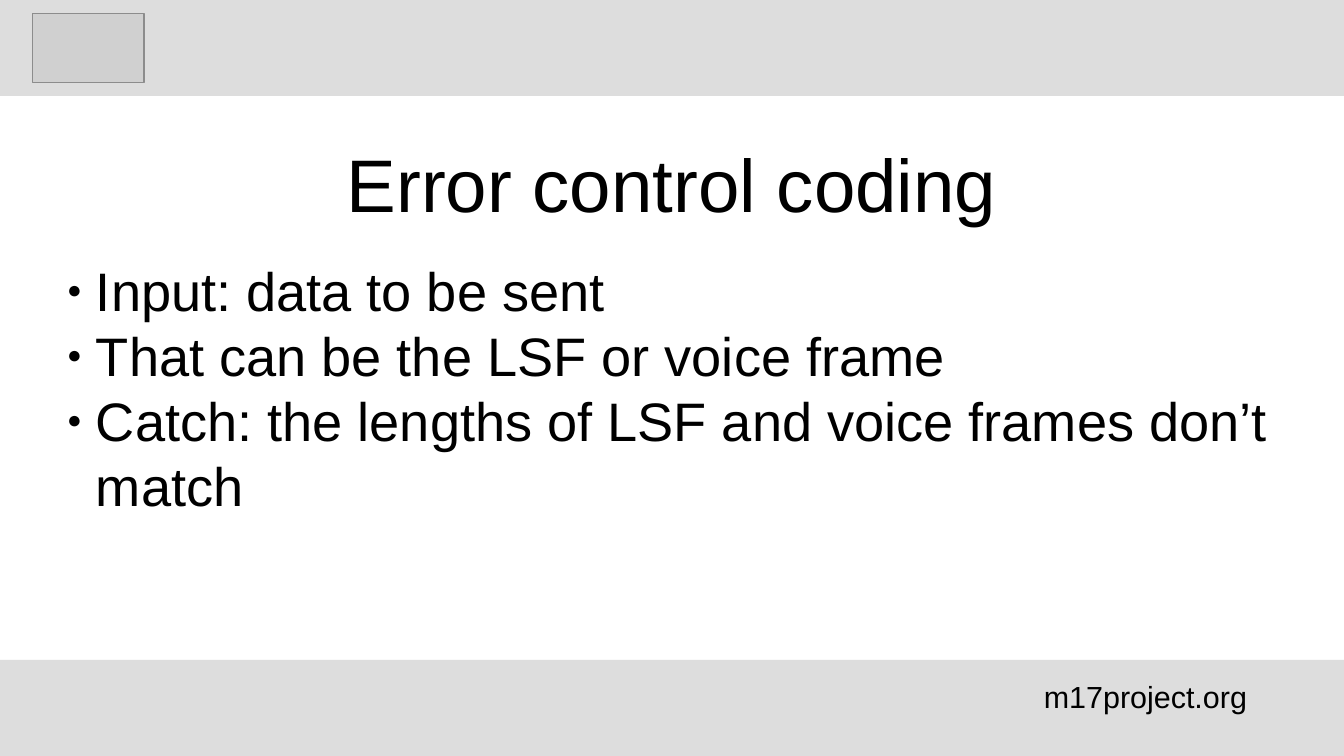
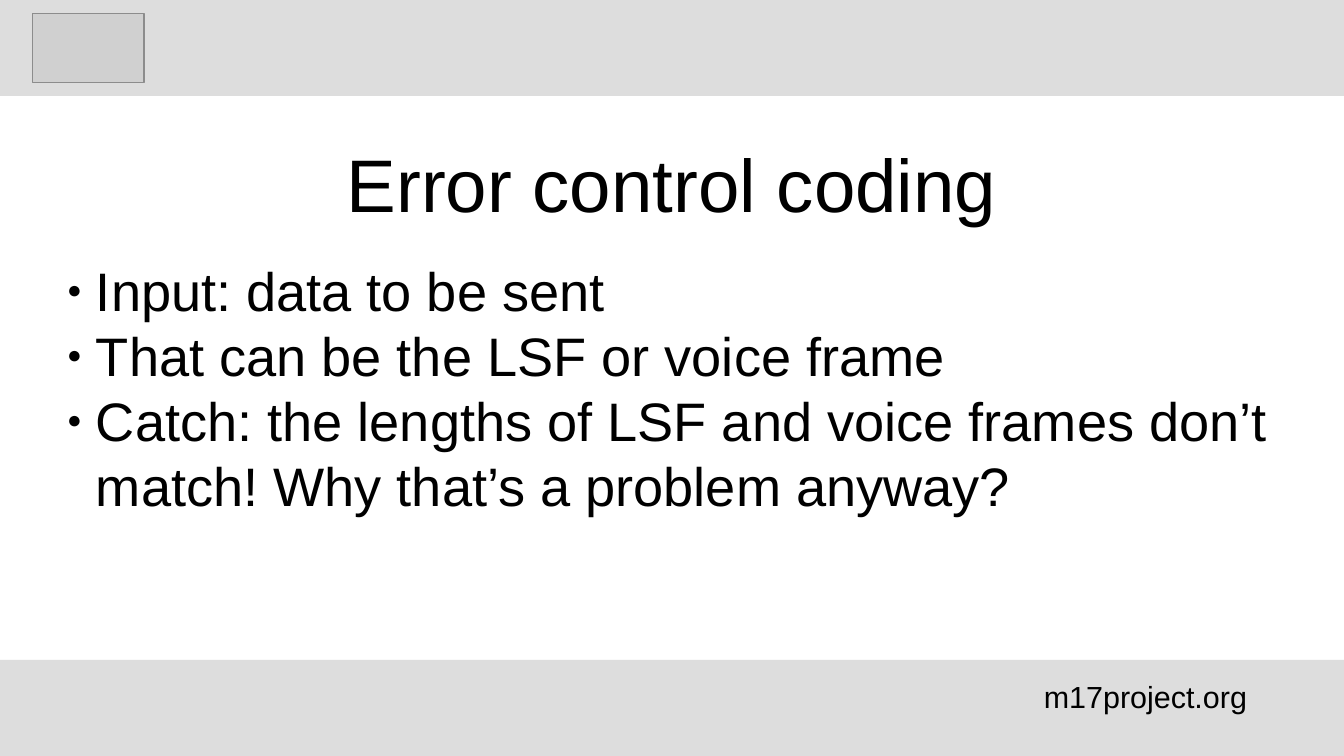
Before and after one commit to M17-Project/M17_education, a slide deck: slide 4 of English/M17_error control_schemes_en.odp. Drawn at 1344x756 pixels with LibreOffice and Linux fonts; fonts in the diff are those of the drawing; grey boxes stand for pictures. Boxes give left, top, right and bottom in pixels: in the first picture for what was removed or moved away, otherwise in the second. Text is boxed around its words. In the diff, an @@ line names an element or a change of style, - is before the commit and + after.

```diff
--- a/English/M17_error control_schemes_en.odp
+++ b/English/M17_error control_schemes_en.odp
@@ subtitle at (x1=96, y1=401, x2=1266, y2=516): text changed @@
-● Catch: the lengths of LSF and voice frames don’t match
+● Catch: the lengths of LSF and voice frames don’t match! Why that’s a problem anyway?
```
Also in this commit, not shown: 1 other slide changed, 11 slides added, 1 other file.
